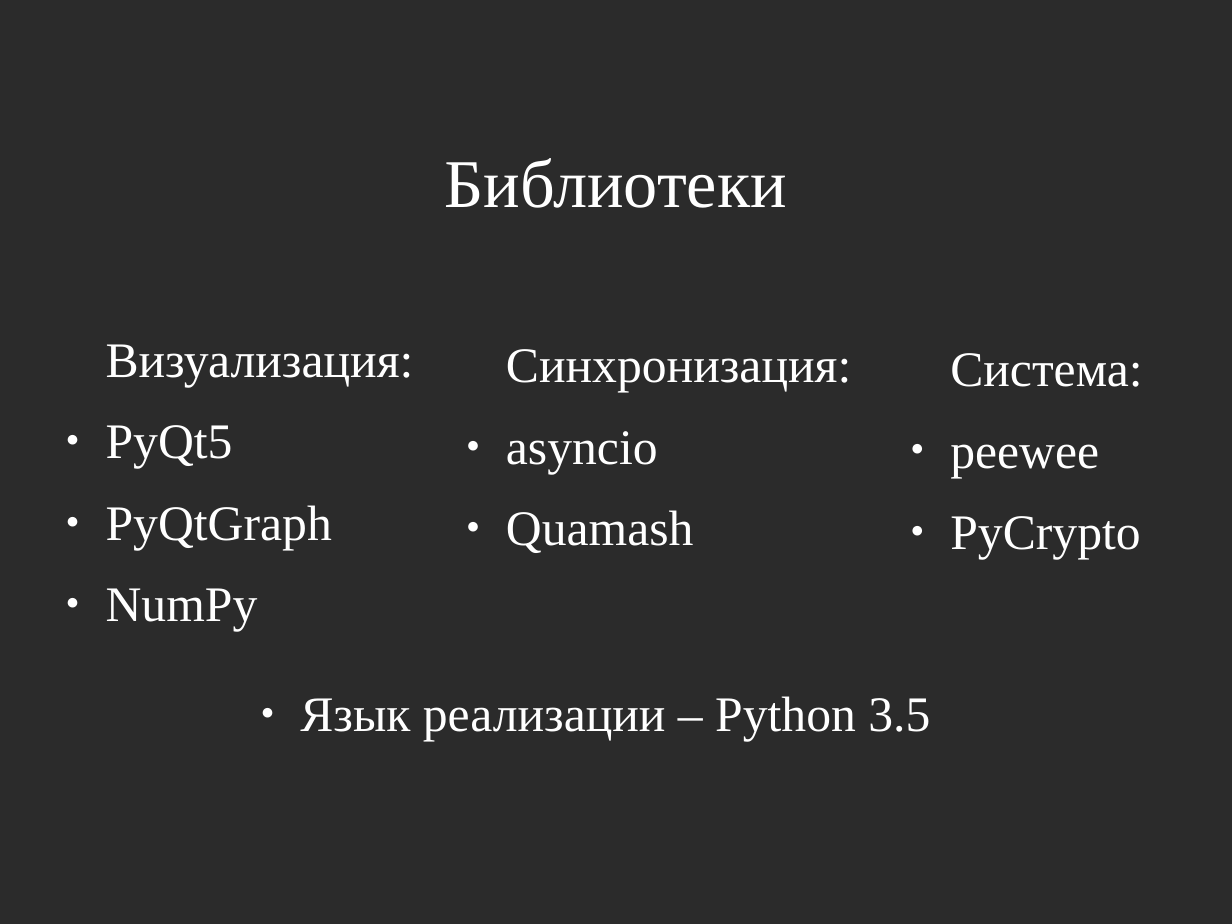
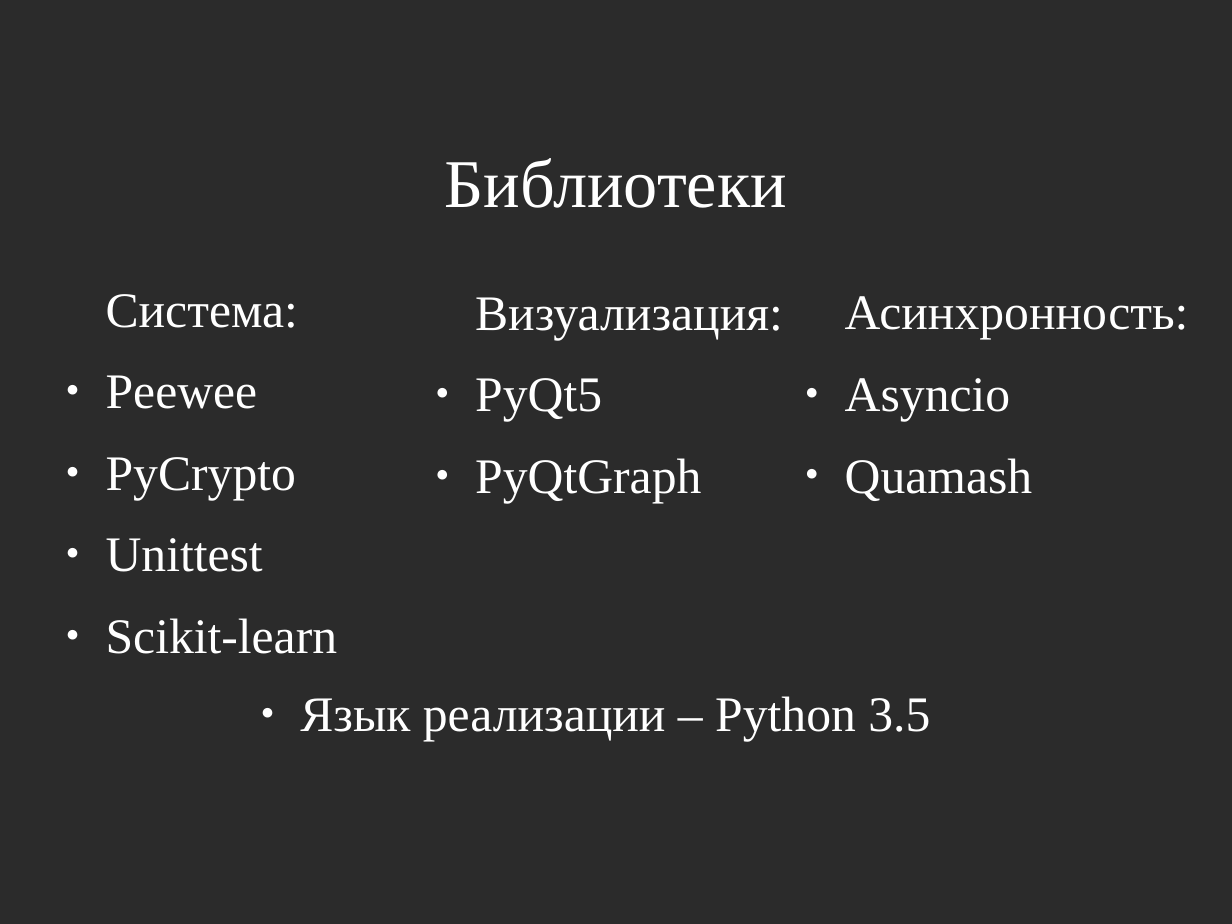
Before and after one commit to jbenua/Biomeh-BCI, a slide deck: slide 14 of pred.odp (slide 12 before the commit). Drawn at 1232x924 pixels with LibreOffice and Linux fonts; fonts in the diff are those of the drawing; background and template pictures are left out; a plain dark background stands for a picture behind light text. Boxes give left, top, right and bottom in pixels: in the first picture for what was removed or moved away, otherwise in the second. Text is boxed around its words. In the diff, an @@ line names an element or a change of style, - is before the commit and + after.

```diff
--- a/pred.odp
+++ b/pred.odp
@@ text "Визуализация:": place and size @@
-text "Визуализация:" at [106, 344, 414, 632]
+text "Визуализация:" at [475, 297, 783, 503]
@@ text "Система:": place and size @@
-text "Система:" at [950, 353, 1142, 559]
+text "Система:" at [106, 294, 338, 654]
@@ text "Асинхронность:": place and size @@
-text "Асинхронность:" at [506, 349, 851, 553]
+text "Асинхронность:" at [845, 296, 1189, 501]
@@ text at [845, 296, 1189, 421]: text changed @@
-Синхронизация:
-● asyncio
+Асинхронность:
+● Asyncio
@@ text at [106, 375, 258, 409]: text changed @@
-● peewee
+● Peewee
@@ text at [106, 538, 338, 654]: paragraphs added @@
+● Unittest
+● Scikit-learn
@@ text at [106, 588, 258, 632]: paragraph removed @@
-● NumPy
```
Also in this commit, not shown: 8 other slides changed, 17 slides added, 3 slides removed, 14 other files.
